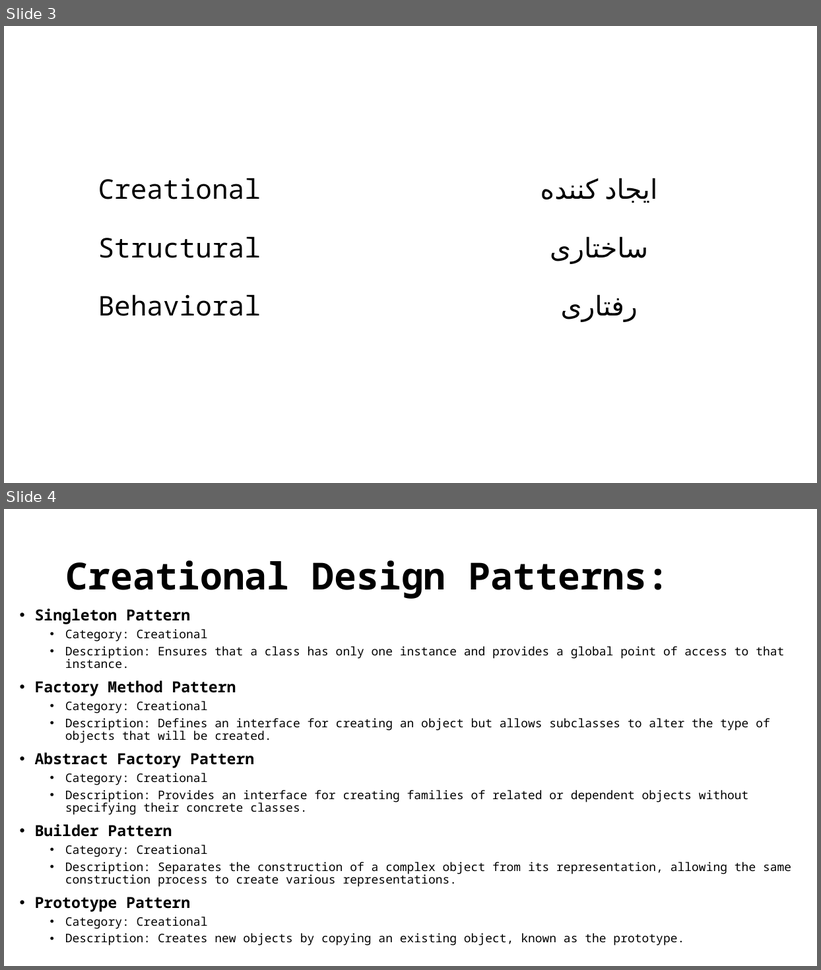
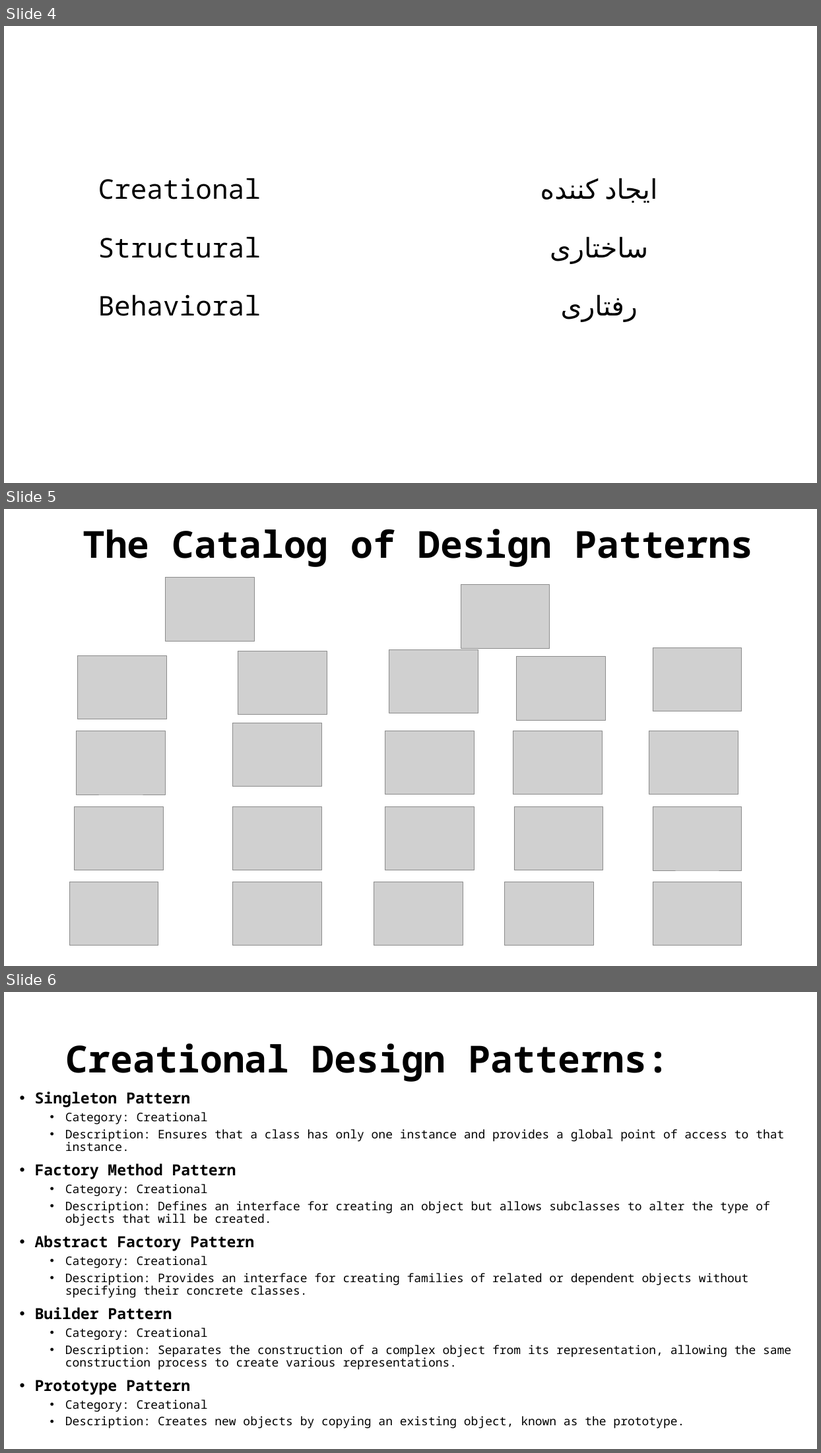
Before and after one commit to mmaleki92/python_teaching, a slide deck: design_patterns/ppt/Design Patterns.pptx. Shown one above the other, each under a label of ours: slides 3 and 4 before the commit, slides 4, 5 and 6 after it. The pictures are 821x970 and 821x1453 pixels, drawn with LibreOffice and Linux fonts; fonts in the diff are those of the drawing; grey boxes stand for pictures. Boxes give left, top, right and bottom in pixels: in the first picture for what was removed or moved away, otherwise in the second. Text is boxed around its words. In the diff, an @@ line names an element or a change of style, - is before the commit and + after.

Commit message:
design patterns

```diff
--- a/design_patterns/ppt/Design Patterns.pptx
+++ b/design_patterns/ppt/Design Patterns.pptx
@@ slide 5 added at (4,509,817,966), background #FFFFFF @@
@@ title added at (83,529,753,567), 44 pt, text #000000, bold @@
+The Catalog of Design Patterns
@@ picture added at (166,578,255,641) @@
@@ picture added at (461,585,550,648) @@
@@ picture added at (77,656,166,720) @@
@@ picture added at (238,651,327,714) @@
@@ picture added at (389,650,478,714) @@
@@ picture added at (516,657,605,720) @@
@@ picture added at (653,648,742,712) @@
@@ picture added at (233,723,322,787) @@
@@ picture added at (77,731,166,795) @@
@@ picture added at (385,731,475,795) @@
@@ picture added at (514,731,603,795) @@
@@ picture added at (649,731,739,795) @@
@@ picture added at (74,807,163,870) @@
@@ picture added at (233,807,322,870) @@
@@ picture added at (385,807,475,870) @@
@@ picture added at (515,807,604,870) @@
@@ picture added at (653,807,742,871) @@
@@ picture added at (69,883,158,946) @@
@@ picture added at (233,883,322,946) @@
@@ picture added at (374,883,463,946) @@
@@ picture added at (505,883,594,946) @@
@@ picture added at (653,883,742,946) @@
@@ what was slide 3 is now slide 4 @@
@@ what was slide 4 is now slide 6 @@
```
Also in this commit, not shown: 20 other slides added, 1 slide removed, 29 other files.
